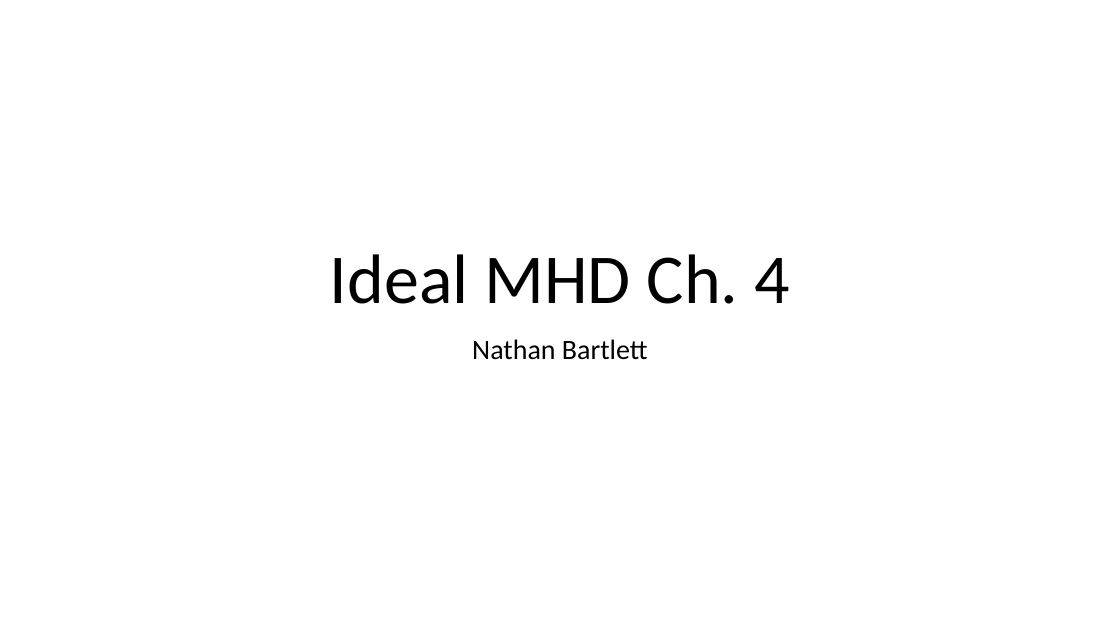
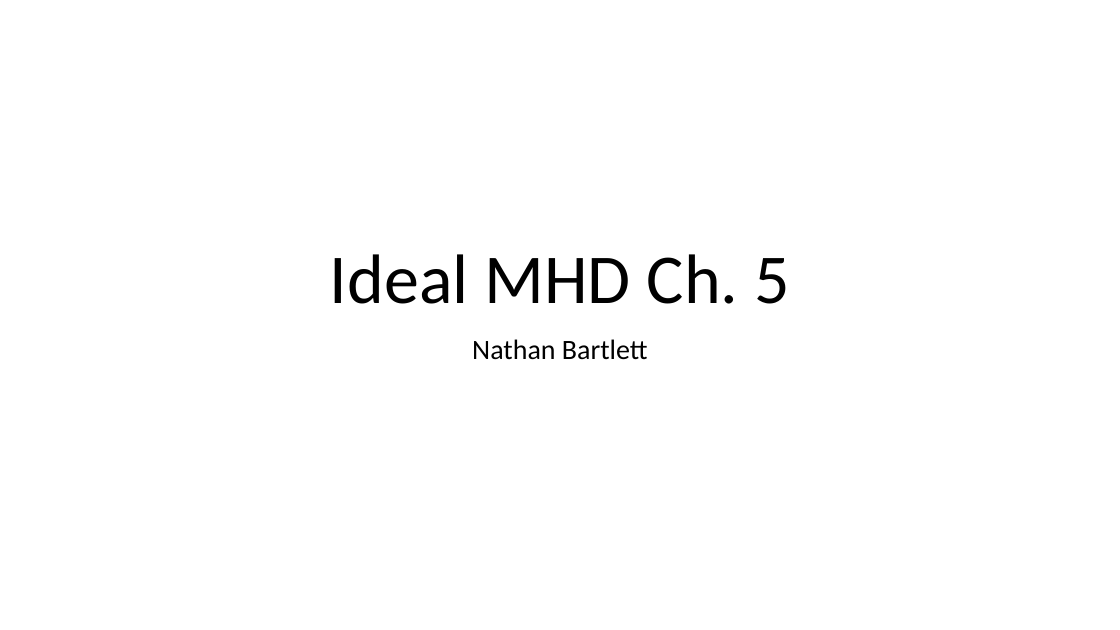
Before and after one commit to bartlettnbb2/academia, a slide deck: slide 1 of Presentations/IdealMHD_ch5.pptx. Drawn at 1120x630 pixels with LibreOffice and Linux fonts; fonts in the diff are those of the drawing. Boxes give left, top, right and bottom in pixels: in the first picture for what was removed or moved away, otherwise in the second. Text is boxed around its words. In the diff, an @@ line names an element or a change of style, - is before the commit and + after.

```diff
--- a/Presentations/IdealMHD_ch5.pptx
+++ b/Presentations/IdealMHD_ch5.pptx
@@ title at box(330, 254, 789, 304): text changed @@
-Ideal MHD Ch. 4
+Ideal MHD Ch. 5
```
Also in this commit, not shown: 4 other slides changed, 2 slides added, 8 slides removed.
